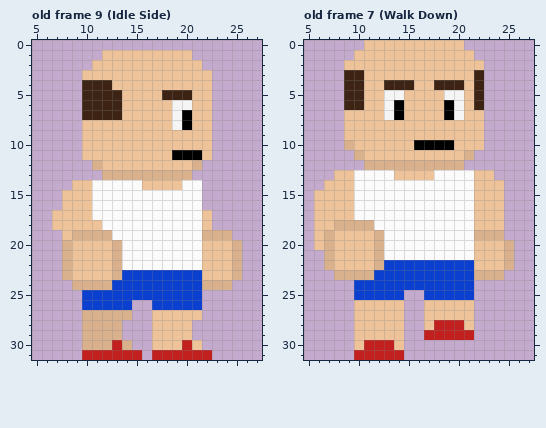
File history of a pixel-art file, build/Aseprite files/player Model template.aseprite. The picture above was drawn from the file before the commit.
32x32 pixels, 16 frames. Colours within 5 levels of each other are drawn and written as one. Shown: old frame 9 (Idle Side): x 5..27, y 0..31; old frame 7 (Walk Down): x 5..27, y 0..31. The commit also changed other frames, which this record leaves out.
After the commit:
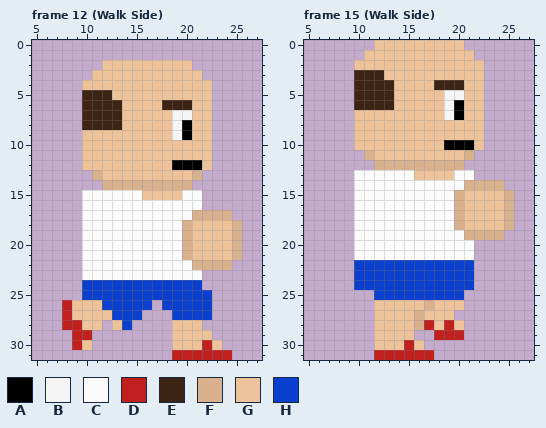
Palette (. is transparent): A #000000  B #f5f5f5  C #fbfbfb  D #c21f1f  E #3d2314  F #d9b28d  G #eec39a  H #0a3fcf
A new or re-ordered frame is compared with the old frame closest to it.
Commit message: Finished sideways run animation
Changes in this commit:
layer "Hands" added
frames re-ordered
--- frame 12 (Walk Side) against old frame 9 (Idle Side), layers "Craig", "Hands", "Base"
@@ x 5..27 @@
  0 .......................
- 1 .......GGGGGGGGG.......
- 2 ......GGGGGGGGGGG......
- 3 .....GGGGGGGGGGGGG.....
- 4 .....EEEGGGGGGGGGG.....
- 5 .....EEEEGGGGEEEGG.....
- 6 .....EEEEGGGGGBBGG.....
- 7 .....EEEEGGGGGBAGG.....
- 8 .....GGGGGGGGGBAGG.....
- 9 .....GGGGGGGGGGGGG.....
+ 1 .......................
+ 2 .......GGGGGGGGG.......
+ 3 ......GGGGGGGGGGG......
+ 4 .....GGGGGGGGGGGGG.....
+ 5 .....EEEGGGGGGGGGG.....
+ 6 .....EEEEGGGGEEEGG.....
+ 7 .....EEEEGGGGGBBGG.....
+ 8 .....EEEEGGGGGBAGG.....
+ 9 .....GGGGGGGGGBAGG.....
 10 .....GGGGGGGGGGGGG.....
-11 .....GGGGGGGGGAAAG.....
-12 ......FGGGGGGGGGF......
-13 .......FFFFFFFFF.......
-14 ....GGCCCCCGGGGCC......
-15 ...GGGCCCCCCCCCCC......
-16 ...GGGCCCCCCCCCCC......
-17 ..GGGGCCCCCCCCCCCG.....
-18 ..GGGGGCCCCCCCCCCG.....
-19 ...GFFFFCCCCCCCCCFFF...
-20 ...FGGGGFCCCCCCCCGGGF..
-21 ...FGGGGFCCCCCCCCGGGF..
-22 ...FGGGGFCCCCCCCCGGGF..
-23 ...FGGGGFHHHHHHHHGGGF..
-24 ....FFFFHHHHHHHHHFFF...
-25 .....HHHHHHHHHHHH......
-26 .....HHHHH..HHHHH......
-27 .....FFFFF..GGGGG......
-28 .....FFFF...GGGG.......
-29 .....FFFF...GGGG.......
-30 .....FFFDF..GGGDG......
-31 .....DDDDDD.DDDDDD.....
+11 .....GGGGGGGGGGGGG.....
+12 .....GGGGGGGGGAAAG.....
+13 ......FGGGGGGGGGF......
+14 .......FFFFFFFFF.......
+15 .....CCCCCCGGGGCC......
+16 .....CCCCCCCCCCCC......
+17 .....CCCCCCCCCCCFFFF...
+18 .....CCCCCCCCCCFGGGGF..
+19 .....CCCCCCCCCCFGGGGF..
+20 .....CCCCCCCCCCFGGGGF..
+21 .....CCCCCCCCCCFGGGGF..
+22 .....CCCCCCCCCCCFFFF...
+23 .....CCCCCCCCCCCC......
+24 .....HHHHHHHHHHHH......
+25 .....HHHHHHHHHHHHH.....
+26 ...DGGGHHHHH.HHHHH.....
+27 ...DGGGGHHH...HHHH.....
+28 ...DDGG.GH....GGG......
+29 ....DD........GGGG.....
+30 ....DG........GGGDG....
+31 ..............DDDDDD...
--- frame 15 (Walk Side) against old frame 7 (Walk Down), layers "Craig", "Hands", "Base"
@@ x 5..27 @@
- 0 ......GGGGGGGGGG.......
- 1 .....GGGGGGGGGGGG......
- 2 ....GGGGGGGGGGGGGG.....
- 3 ....EEGGGGGGGGGGGE.....
- 4 ....EEGGEEEGGEEEGE.....
- 5 ....EEGGBBGGGGBBGE.....
- 6 ....EEGGBAGGGGABGE.....
- 7 ....GGGGBAGGGGABGG.....
- 8 ....GGGGGGGGGGGGGG.....
- 9 ....GGGGGGGGGGGGGG.....
-10 ....FGGGGGGAAAAGGG.....
-11 .....FGGGGGGGGGGF......
-12 ......FFFFFFFFFF.......
-13 ...GGCCCCGGGGCCCCGG....
-14 ..GGGCCCCCCCCCCCCGGG...
-15 .GGGGCCCCCCCCCCCCGGG...
-16 .GGGGCCCCCCCCCCCCGGG...
-17 .GGGGCCCCCCCCCCCCGGG...
-18 .GGFFFFCCCCCCCCCCGGG...
-19 .GFGGGGFCCCCCCCCCFFF...
-20 .GFGGGGFCCCCCCCCCGGGF..
-21 ..FGGGGFCCCCCCCCCGGGF..
-22 ..FGGGGFHHHHHHHHHGGGF..
-23 ...FFFFHHHHHHHHHHFFF...
+ 0 .......GGGGGGGGG.......
+ 1 ......GGGGGGGGGGG......
+ 2 .....GGGGGGGGGGGGG.....
+ 3 .....EEEGGGGGGGGGG.....
+ 4 .....EEEEGGGGEEEGG.....
+ 5 .....EEEEGGGGGBBGG.....
+ 6 .....EEEEGGGGGBAGG.....
+ 7 .....GGGGGGGGGBAGG.....
+ 8 .....GGGGGGGGGGGGG.....
+ 9 .....GGGGGGGGGGGGG.....
+10 .....GGGGGGGGGAAAG.....
+11 ......FGGGGGGGGGF......
+12 .......FFFFFFFFF.......
+13 .....CCCCCCGGGGCC......
+14 .....CCCCCCCCCCCFFFF...
+15 .....CCCCCCCCCCFGGGGF..
+16 .....CCCCCCCCCCFGGGGF..
+17 .....CCCCCCCCCCFGGGGF..
+18 .....CCCCCCCCCCFGGGGF..
+19 .....CCCCCCCCCCCFFFF...
+20 .....CCCCCCCCCCCC......
+21 .....CCCCCCCCCCCC......
+22 .....HHHHHHHHHHHH......
+23 .....HHHHHHHHHHHH......
 24 .....HHHHHHHHHHHH......
-25 .....HHHHH..HHHHH......
-26 .....GGGGG..GGGGG......
-27 .....GGGGG..GGGGG......
-28 .....GGGGG..GDDDG......
-29 .....GGGGG..DDDDD......
-30 .....GDDDG.............
-31 .....DDDDD.............
+25 .......HHHHHHHHH.......
+26 .......GGGGGFGGG.......
+27 .......GGGGFGGG........
+28 .......GGGGFDGDG.......
+29 .......GGGG..DDD.......
+30 .......GGGDG...........
+31 .......DDDDDD..........
Pixel boxes of the changes (left, top, right, bottom) in both pictures:
changed: (52, 50, 242, 360)
changed: (314, 40, 514, 360)
